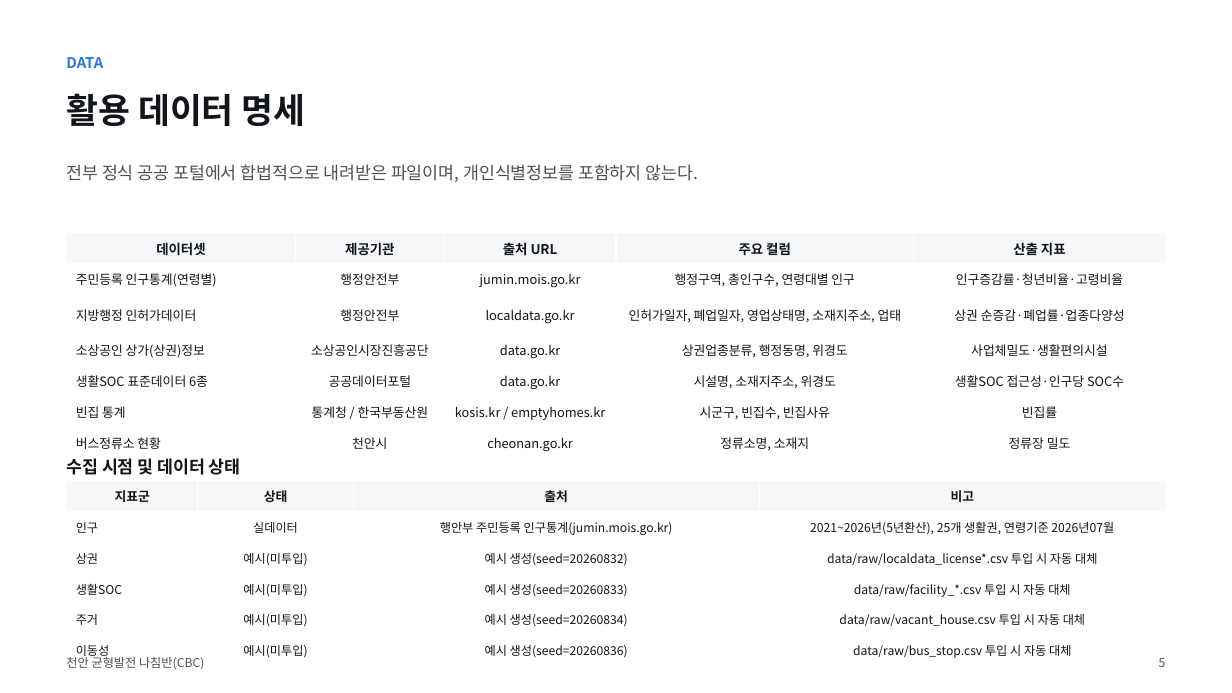
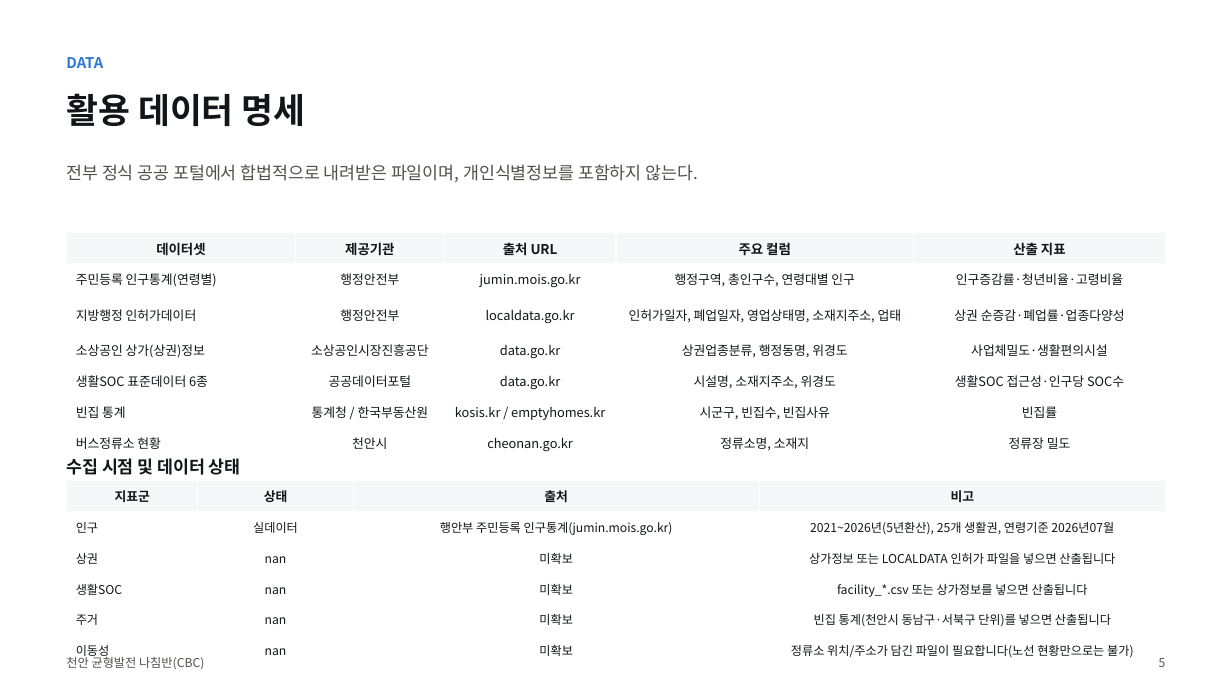
Before and after one commit to BioCode67/2026-AI-, a slide deck: slide 6 of deliverables/기획서_천안균형발전나침반_CBC.pptx. Drawn at 1232x693 pixels with LibreOffice and Linux fonts; fonts in the diff are those of the drawing. Boxes give left, top, right and bottom in pixels: in the first picture for what was removed or moved away, otherwise in the second. Text is boxed around its words. In the diff, an @@ line names an element or a change of style, - is before the commit and + after.

```diff
--- a/deliverables/기획서_천안균형발전나침반_CBC.pptx
+++ b/deliverables/기획서_천안균형발전나침반_CBC.pptx
@@ table at box(67, 481, 1166, 666) @@
-row 3: 상권 | 예시(미투입) | 예시 생성(seed=20260832) | data/raw/localdata_license*.csv 투입 시 자동 대체
+row 3: 상권 | nan | 미확보 | 상가정보 또는 LOCALDATA 인허가 파일을 넣으면 산출됩니다
-row 4: 생활SOC | 예시(미투입) | 예시 생성(seed=20260833) | data/raw/facility_*.csv 투입 시 자동 대체
+row 4: 생활SOC | nan | 미확보 | facility_*.csv 또는 상가정보를 넣으면 산출됩니다
-row 5: 주거 | 예시(미투입) | 예시 생성(seed=20260834) | data/raw/vacant_house.csv 투입 시 자동 대체
+row 5: 주거 | nan | 미확보 | 빈집 통계(천안시 동남구·서북구 단위)를 넣으면 산출됩니다
-row 6: 이동성 | 예시(미투입) | 예시 생성(seed=20260836) | data/raw/bus_stop.csv 투입 시 자동 대체
+row 6: 이동성 | nan | 미확보 | 정류소 위치/주소가 담긴 파일이 필요합니다(노선 현황만으로는 불가)
```
Also in this commit, not shown: 15 other slides changed, 1 slide added, 2 slides removed, 24 other files.
